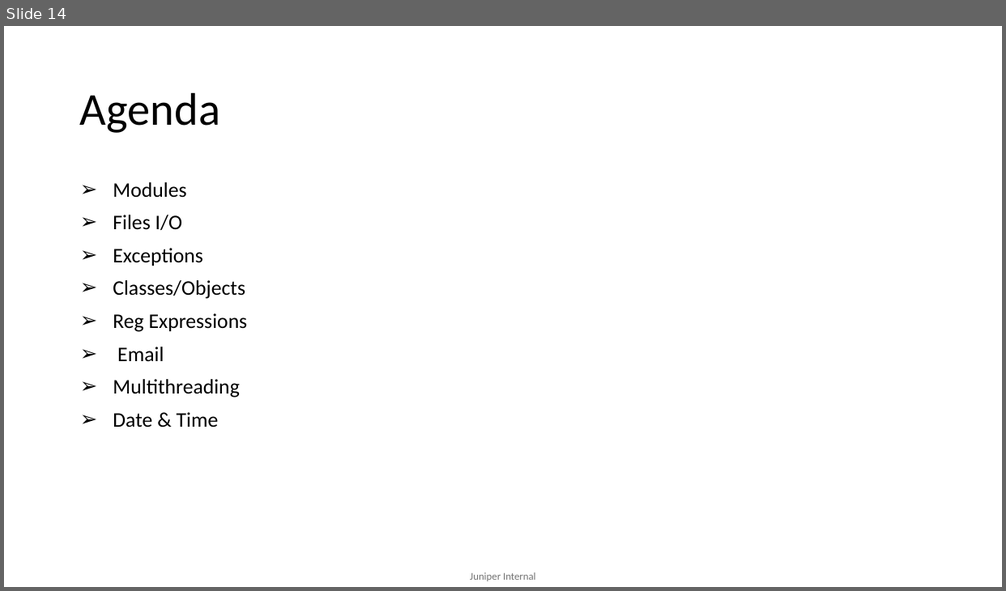
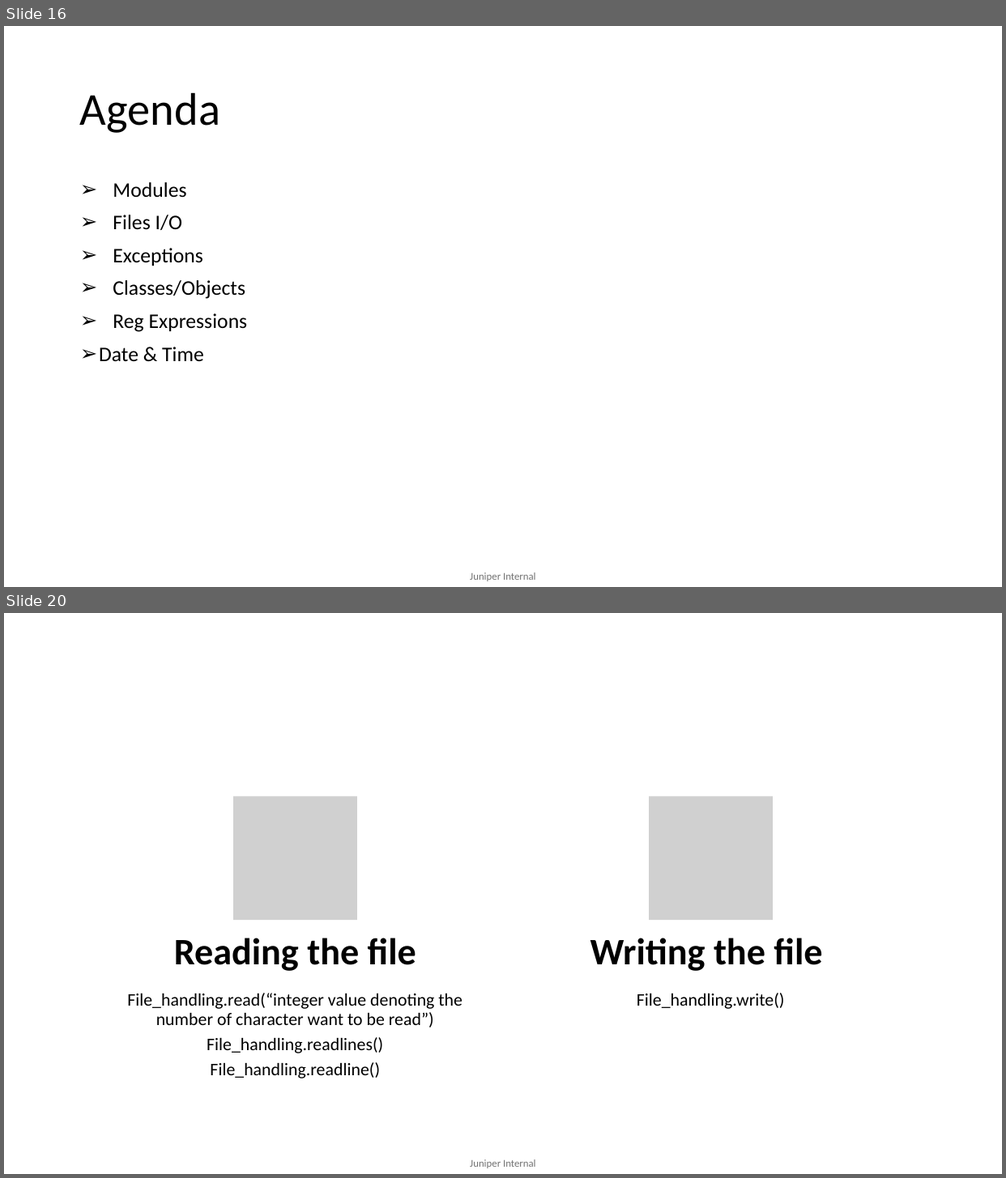
Before and after one commit to mdsathees/python, a slide deck: Python.pptx. Shown one above the other, each under a label of ours: slide 14 before the commit, slides 16 and 20 after it; the slides between them are not shown. The pictures are 1006x591 and 1006x1178 pixels, drawn with LibreOffice and Linux fonts; fonts in the diff are those of the drawing; grey boxes stand for pictures. Boxes give left, top, right and bottom in pixels: in the first picture for what was removed or moved away, otherwise in the second. Text is boxed around its words. In the diff, an @@ line names an element or a change of style, - is before the commit and + after.

```diff
--- a/Python.pptx
+++ b/Python.pptx
@@ slide 20 added at bbox=[4, 613, 1002, 1174], background #FFFFFF; not listed: 1 template element that a slide beside it also shows @@
@@ group added at bbox=[127, 796, 822, 1079]: 4 texts, 2 pictures @@
+Reading the file
+File_handling.read(“integer value denoting the number of character want to be read”)
+File_handling.readlines()
+File_handling.readline()
+Writing the file
+File_handling.write()
@@ what was slide 14 is now slide 16 @@
@@ slide 16 changed as well @@
@@ text at bbox=[113, 347, 239, 398]: paragraphs removed @@
-➢ Email
-➢ Multithreading
```
Also in this commit, not shown: 3 other slides changed, 34 other slides added, 12 slides removed.
